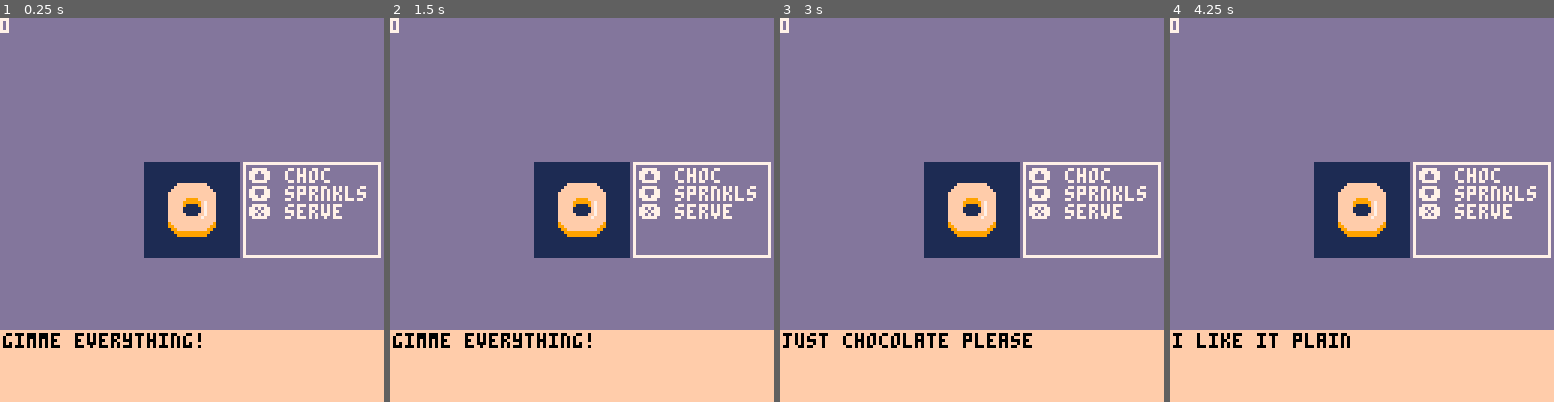
Above: before the commit, frames 1-4 (left to right).
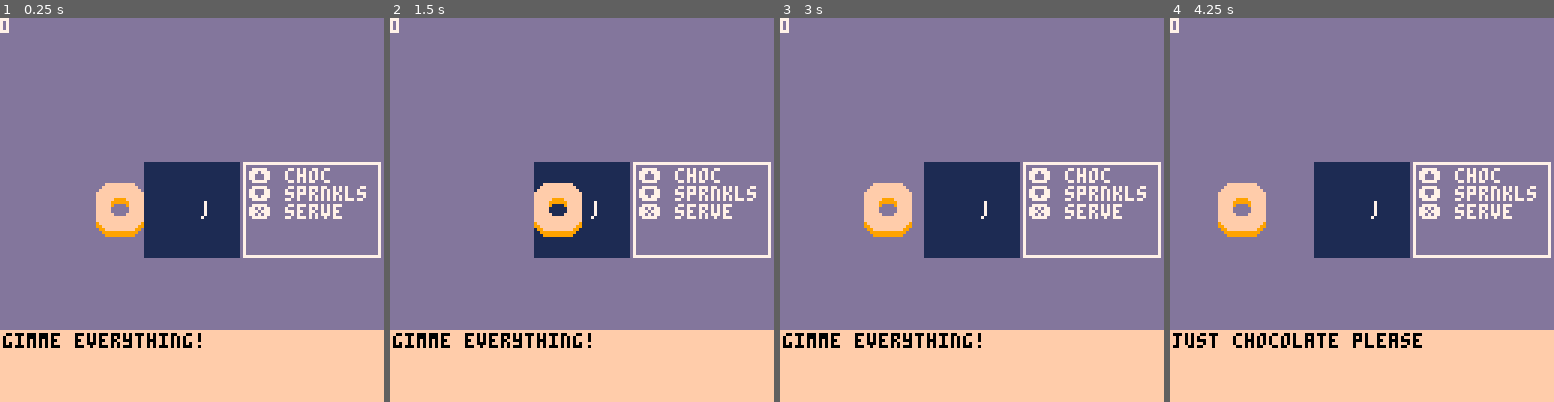
Above: after the commit, the same moments.

Repository: shen-sat/cook
Game: PICO-8 cartridge cook.p8
The game is run twice, just before and just after one commit, with the same random seed, the same clock (stepped at 60 frames per second) and the same inputs.
Inputs:
- Up to frame 1 (0.25 s): no input
- Up to frame 2 (1.5 s): tap X (X key) at 1.07 s
- Up to frame 3 (3 s): tap X (X key) at 2.07, 2.4, 2.73 s; hold Down 2.42-2.82 s
- Up to frame 4 (4.25 s): tap X (X key) every 0.33 s from 3.07 to 4.07 s; hold Up 3.58-4.08 s

The runs differ from the first frame. In frame 1, 2.9% of the frame differs, in the area x 25-57%, y 42-58%; in frame 2, 1.9%; in frame 3, 4.0%, in the area x 0-66%, y 42-86%; in frame 4, 4.0%.

Commit message:
Move donut to stage without shine

Diff:
--- a/cook.p8
+++ b/cook.p8
@@ -35,7 +35,6 @@
 
   food = make_donut()
   food:assign_order()
-  food.is_staged = true
 
   game.update = level_update
   game.draw = level_draw
@@ -64,14 +63,11 @@
      choc = false,
      sprinkles = false
     },
-    x = function(self)
-     return self.center_x - (self.width/2)
+    x = 0,
+    y = 64 - (24/2),
+    center_x = function(self)
+     return self.x + (self.width/2)
     end,
-    y = function(self)
-     return self.center_y - (self.height/2)
-    end,
-    center_x = 64,
-    center_y = 64,
     width = 16,
     height = 24,
     is_staged = false,
@@ -103,14 +99,18 @@
          if self:matches_order() then score += 1 end
          food = make_donut()
          food:assign_order()
-         food.is_staged = true
        end
+      elseif self:center_x() > 64 then
+       self.is_staged = true
+       self.x = 64 - (self.width/2)
+      else
+       self.x += 4
       end
     end,
     draw = function(self)
       if self.attrs.choc == true then pal(15,4) end
-      spr(0,self:x(),self:y(),1,3)
-      spr(0,self:x() + (self.width/2),self:y(),1,3,true,false)
+      spr(0,self.x,self.y,1,3)
+      spr(0,self.x + (self.width/2),self.y,1,3,true,false)
       if self.attrs.sprinkles then
         pset(59,59,11)
         pset(63,56,14)
